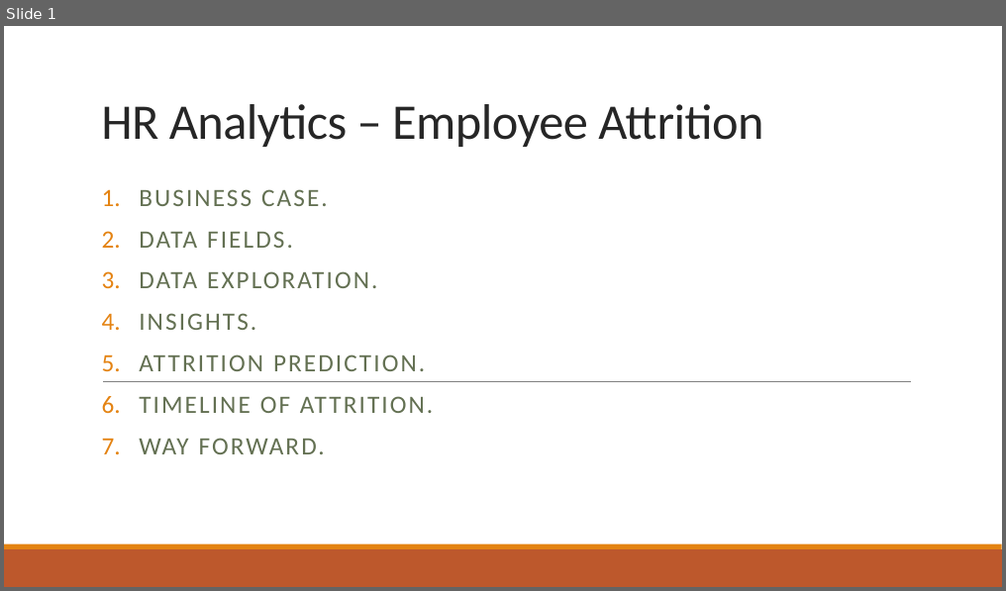
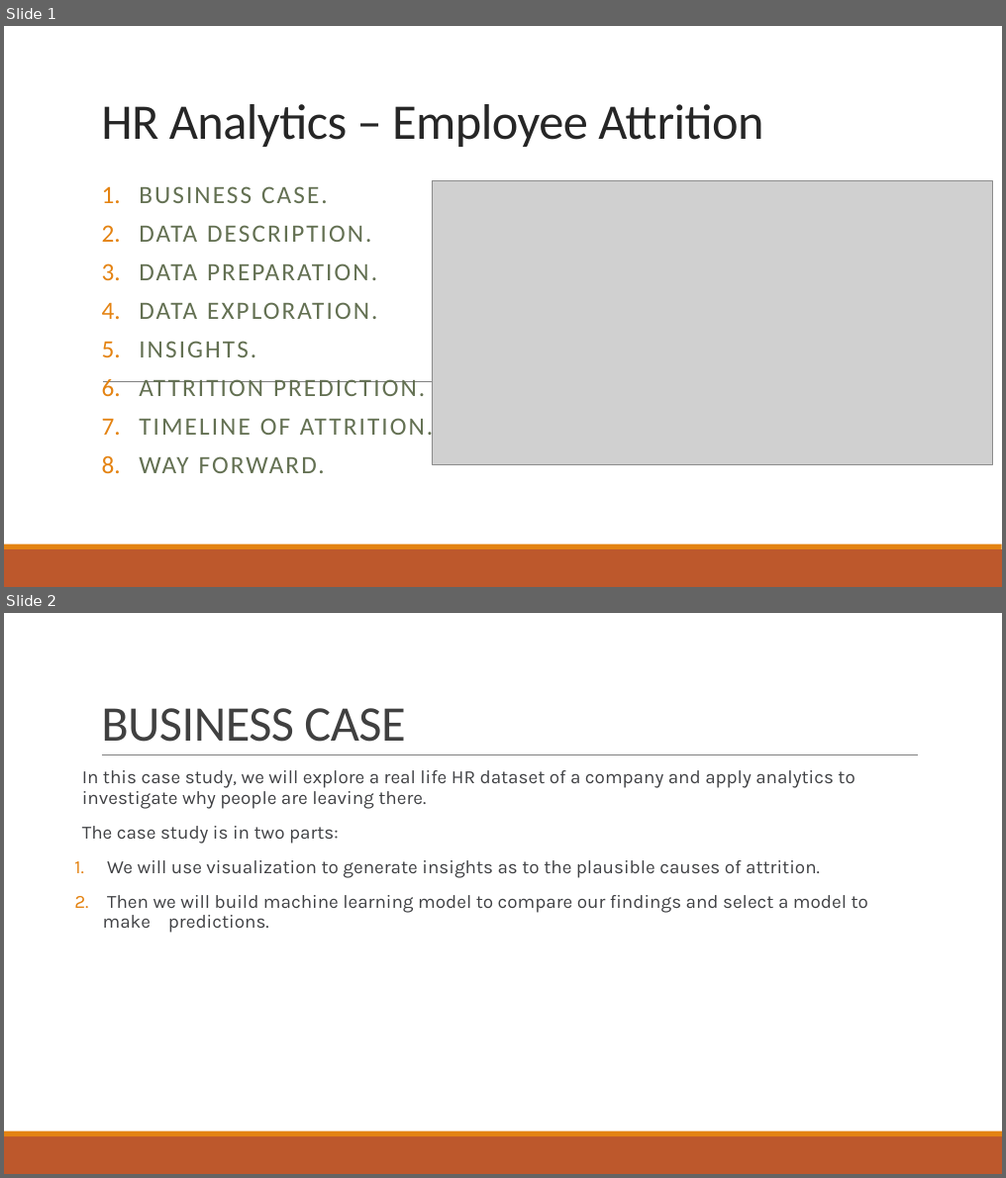
Before and after one commit to shuvayan/EloquentJavascript, a slide deck: HR Analytics – Employee Attrition.pptx. Shown one above the other, each under a label of ours: slide 1 before the commit, slides 1 and 2 after it. The pictures are 1006x591 and 1006x1178 pixels, drawn with LibreOffice and Linux fonts; fonts in the diff are those of the drawing; grey boxes stand for pictures. Boxes give left, top, right and bottom in pixels: in the first picture for what was removed or moved away, otherwise in the second. Text is boxed around its words. In the diff, an @@ line names an element or a change of style, - is before the commit and + after.

```diff
--- a/HR Analytics – Employee Attrition.pptx
+++ b/HR Analytics – Employee Attrition.pptx
@@ slide 2 added at [4, 613, 1002, 1174], background #FFFFFF; not listed: 2 template elements that a slide beside it also shows @@
@@ title added at [101, 708, 405, 742], 48 pt, text #404040 @@
+BUSINESS CASE
@@ line added from (102, 756) to (918, 756), #808080 0.5 pt @@
@@ text added at [82, 770, 868, 933], 18 pt, text #404144 @@
+  In this case study, we will explore a real life HR dataset of a company and apply analytics to investigate why people are leaving there.
+  The case study is in two parts:
+1. We will use visualization to generate insights as to the plausible causes of attrition.
+2. Then we will build machine learning model to compare our findings and select a model to make predictions.
@@ slide 1 changed as well @@
@@ subtitle at [139, 186, 433, 473]: line spacing 0.9 to 0.8 @@
@@ picture added at [432, 181, 992, 465] @@
@@ subtitle at [139, 225, 377, 280]: text changed @@
-2. DATA FIELDS.
+2. DATA DESCRIPTION.
+3. DATA PREPARATION.
```
Also in this commit, not shown: 9 other slides added.
